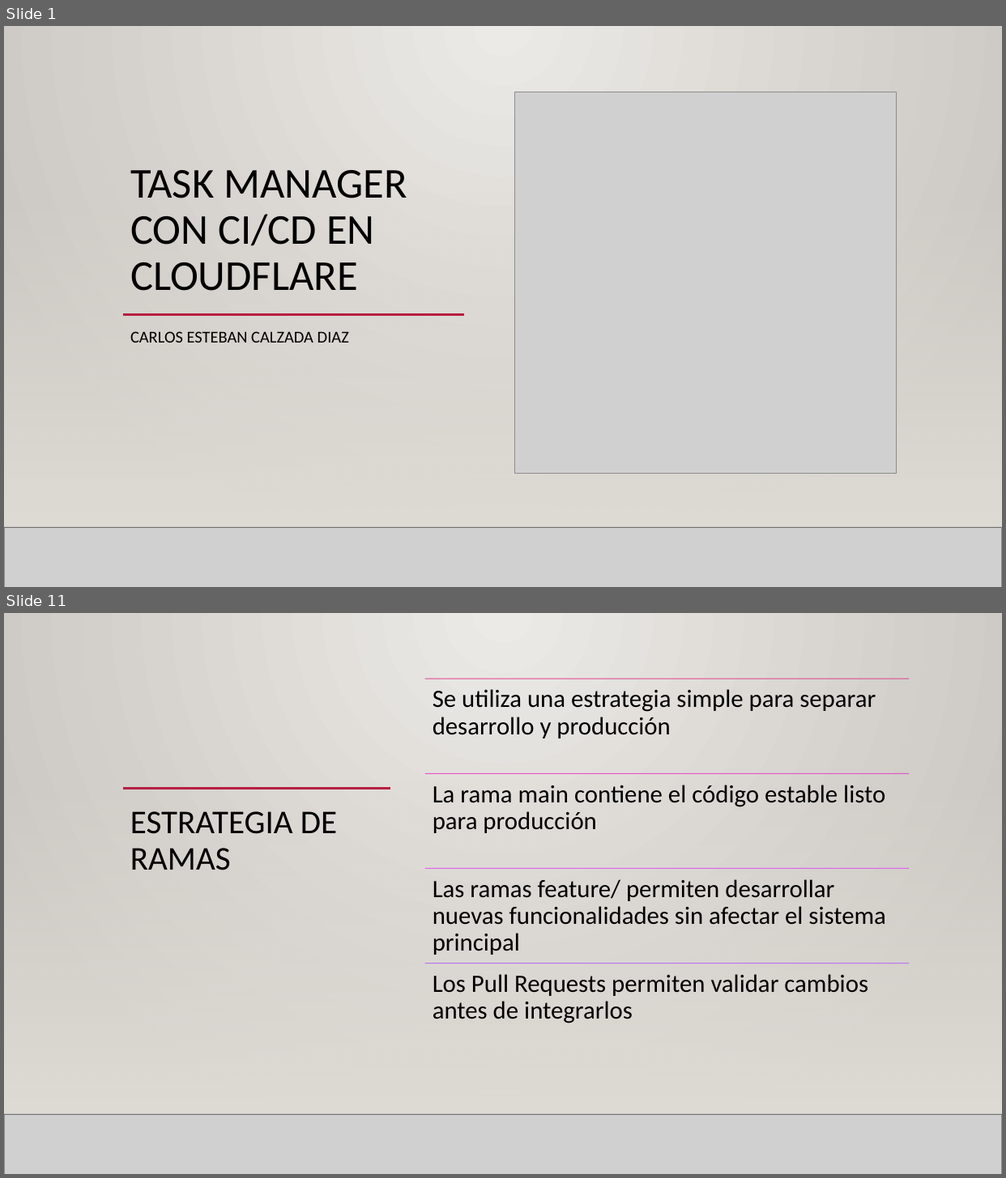
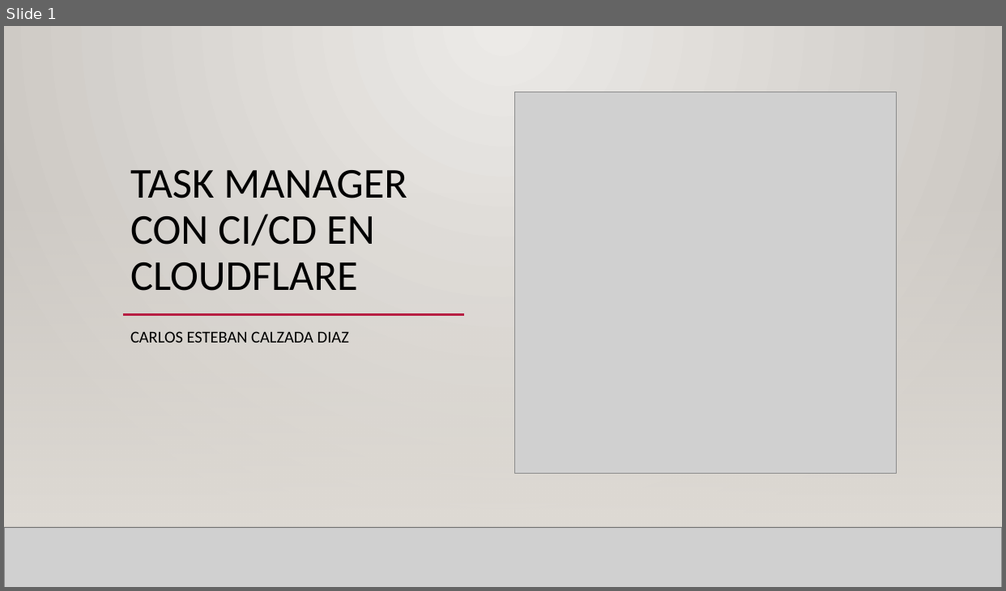
Before and after one commit to ccalzada081/task-manager-cloudflare, a slide deck: Presentacion final.pptx. Shown one above the other, each under a label of ours: slides 1 and 11 before the commit, slide 1 after it; the slides between them are not shown. The pictures are 1006x1178 and 1006x591 pixels, drawn with LibreOffice and Linux fonts; fonts in the diff are those of the drawing; grey boxes stand for pictures; background and template pictures are left out. Boxes give left, top, right and bottom in pixels: in the first picture for what was removed or moved away, otherwise in the second. Text is boxed around its words. In the diff, an @@ line names an element or a change of style, - is before the commit and + after.

```diff
--- a/Presentacion final.pptx
+++ b/Presentacion final.pptx
@@ slide 11 removed at [4, 613, 1002, 1174], background gradient #ECEAE7 to #CAC7C1; not listed: 2 template elements that a slide beside it also shows @@
@@ rectangle removed at [4, 613, 1002, 1174] @@
@@ rectangle removed at [4, 778, 1002, 1114] @@
@@ line removed from (123, 764) to (910, 764) @@
@@ line removed from (123, 789) to (391, 789) @@
@@ title removed at [130, 811, 337, 871] @@
-ESTRATEGIA DE RAMAS
@@ group removed at [424, 679, 909, 1024]: 4 lines, 4 texts @@
-Se utiliza una estrategia simple para separar desarrollo y producción
-La rama main contiene el código estable listo para producción
-Las ramas feature/ permiten desarrollar nuevas funcionalidades sin afectar el sistema principal
-Los Pull Requests permiten validar cambios antes de integrarlos
@@ picture removed at [4, 1114, 1002, 1174] @@
@@ line removed from (4, 1114) to (1002, 1114) @@
```
Also in this commit, not shown: 13 slides added, 12 other slides removed, 1 other file.
